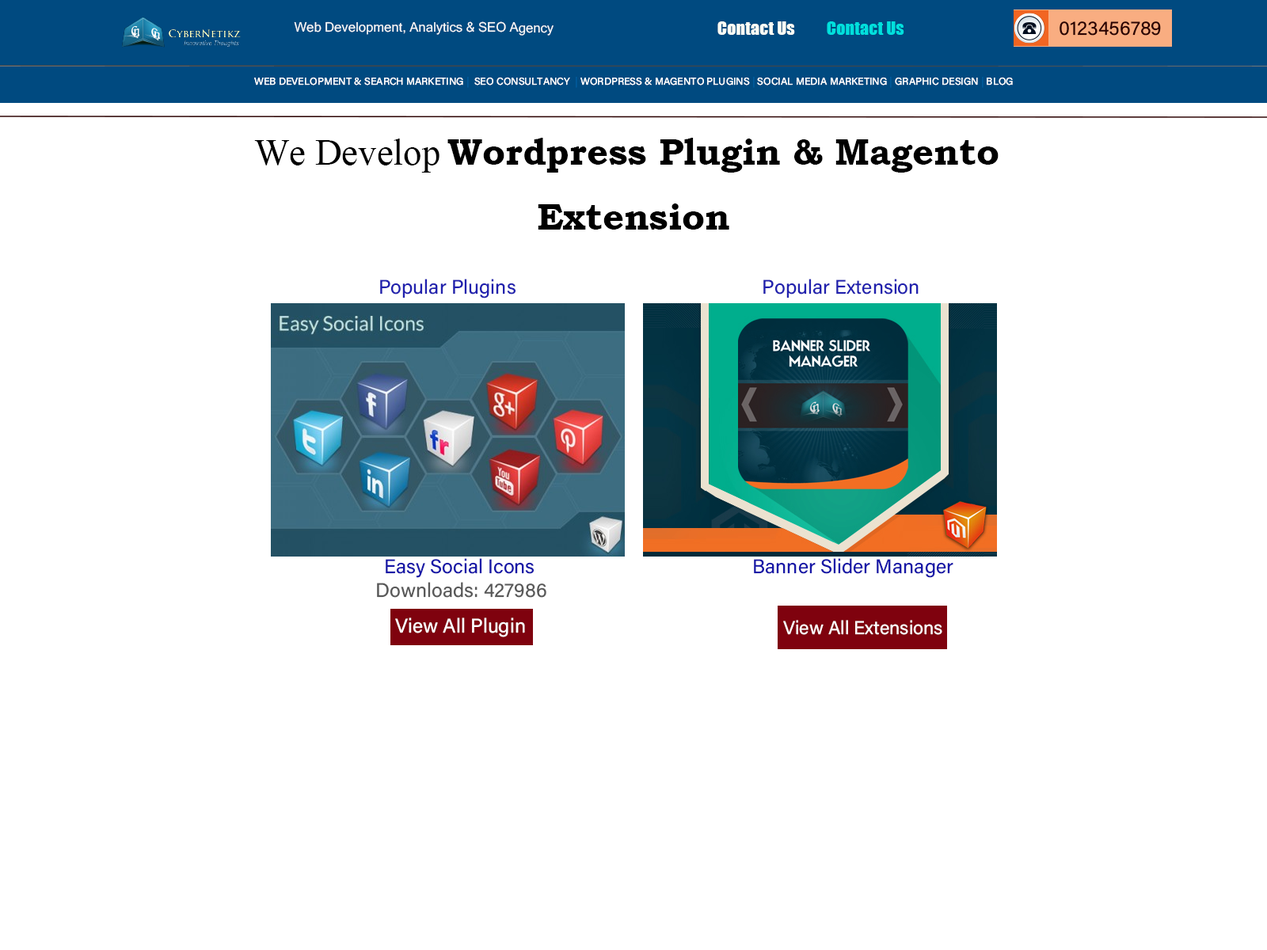
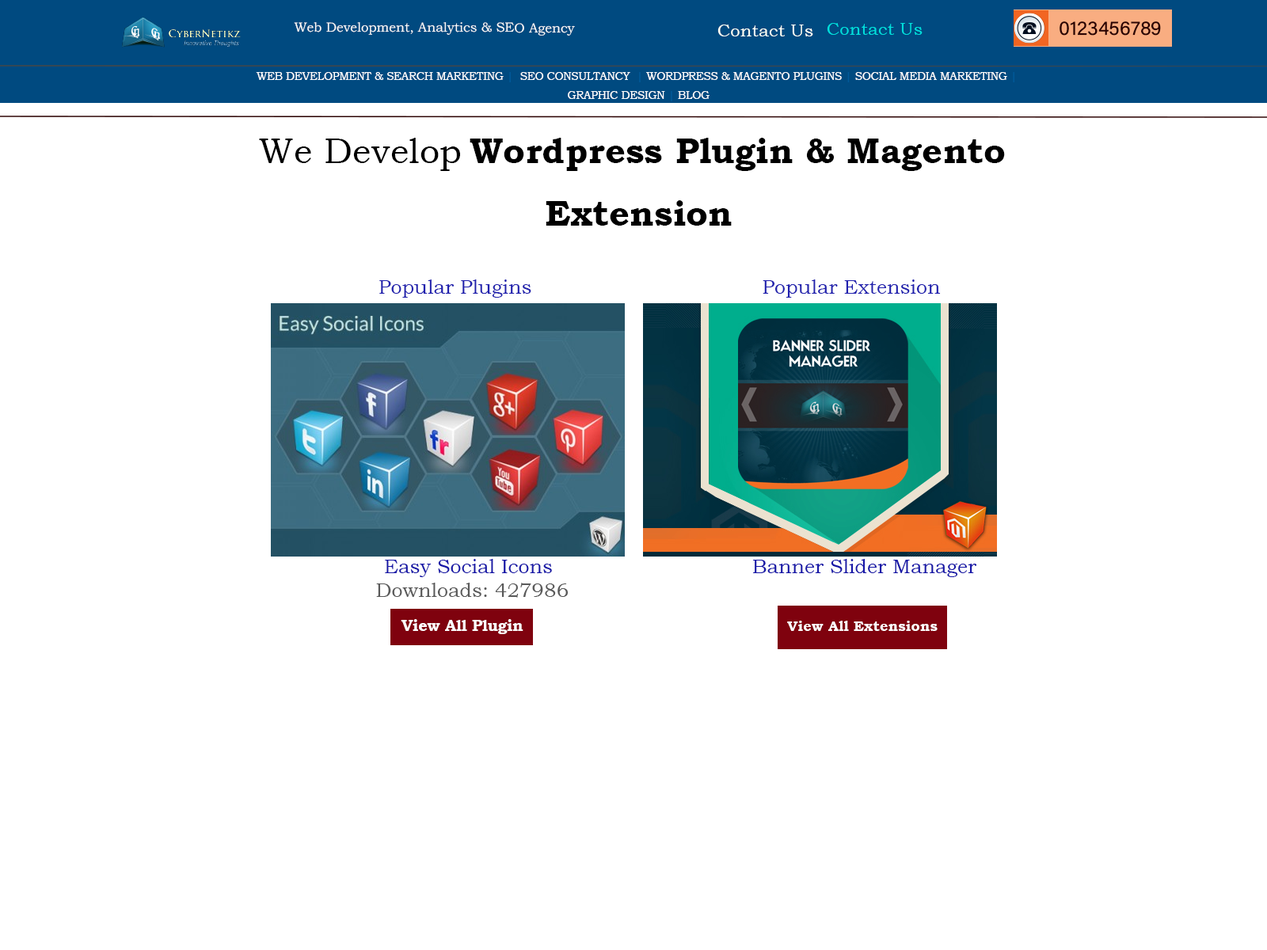
Layer changes from the first 1267px x 950px image to the second:
painted on "Popular Extension" over bbox(762, 278, 941, 299)
painted on "Banner Slider Manager" over bbox(752, 558, 977, 578)
painted on "View All Extensions" over bbox(782, 619, 943, 635)
painted on "View All Plugin" over bbox(395, 617, 525, 638)
painted on "Downloads: 427986" over bbox(376, 581, 569, 598)
painted on "Popular Plugins" over bbox(379, 278, 532, 299)
painted on "Easy Social Icons" over bbox(384, 558, 552, 578)
painted on "We Develop Wordpress Plugin & Magento Extension" over bbox(254, 137, 1005, 230)
painted on "WEB DEVELOPMENT & SEARCH MARKETING | SEO CONSULTANCY | WORDPR" over bbox(254, 72, 1015, 102)
painted on "Contact Us" (1st of 2, in "Group 1") over bbox(717, 21, 814, 37)
painted on "Contact Us" (2nd of 2, in "Group 1") over bbox(826, 21, 923, 35)
painted on "Web Development, Analytics & SEO Agency" over bbox(293, 21, 575, 36)
painted on "Rectangle 1" over bbox(0, 65, 1267, 67)
